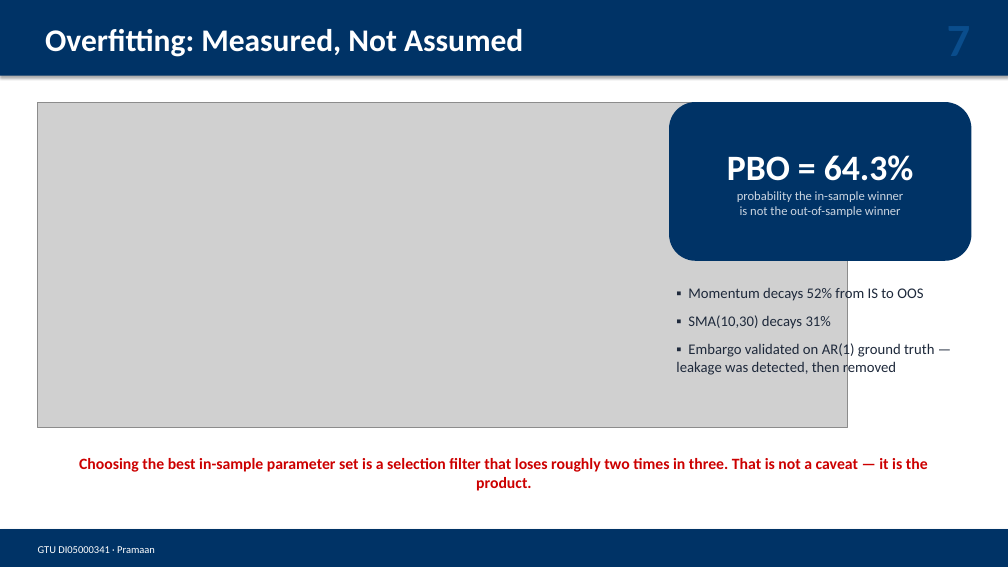
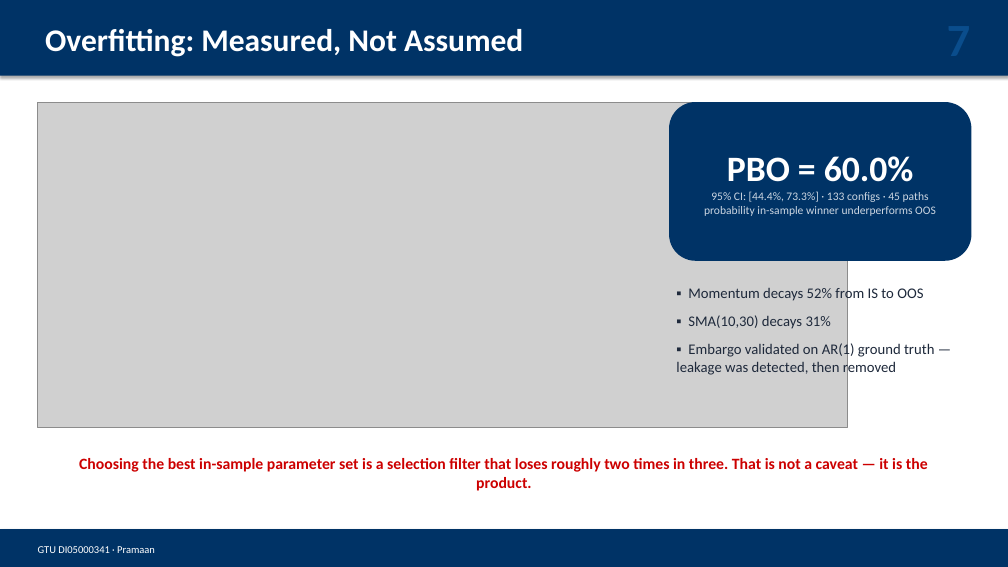
Before and after one commit to Aayushbankar/Quantlab, a slide deck: slide 7 of Pramaan_Presentation.pptx. Drawn at 1008x567 pixels with LibreOffice and Linux fonts; fonts in the diff are those of the drawing; grey boxes stand for pictures. Boxes give left, top, right and bottom in pixels: in the first picture for what was removed or moved away, otherwise in the second. Text is boxed around its words. In the diff, an @@ line names an element or a change of style, - is before the commit and + after.

```diff
--- a/Pramaan_Presentation.pptx
+++ b/Pramaan_Presentation.pptx
@@ text in rounded rectangle at <box>704,156,936,216</box>: text changed; size 12 to 11 pt @@
-PBO = 64.3%
-probability the in-sample winner
-is not the out-of-sample winner
+PBO = 60.0%
+95% CI: [44.4%, 73.3%] · 133 configs · 45 paths
+probability in-sample winner underperforms OOS
```
Also in this commit, not shown: 2 other slides changed, 36 other files.
